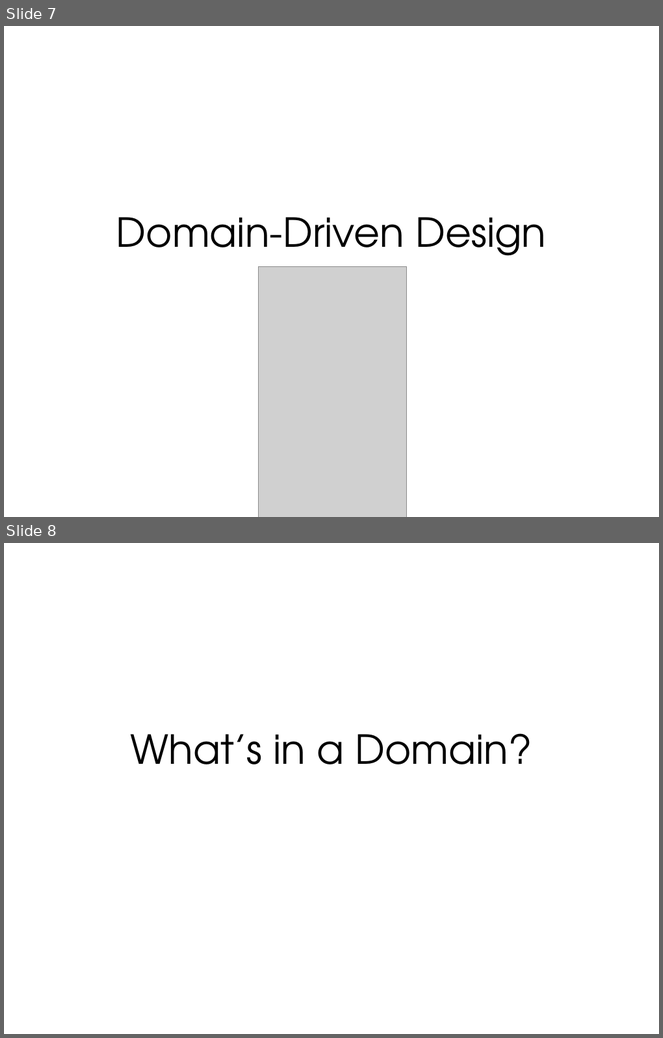
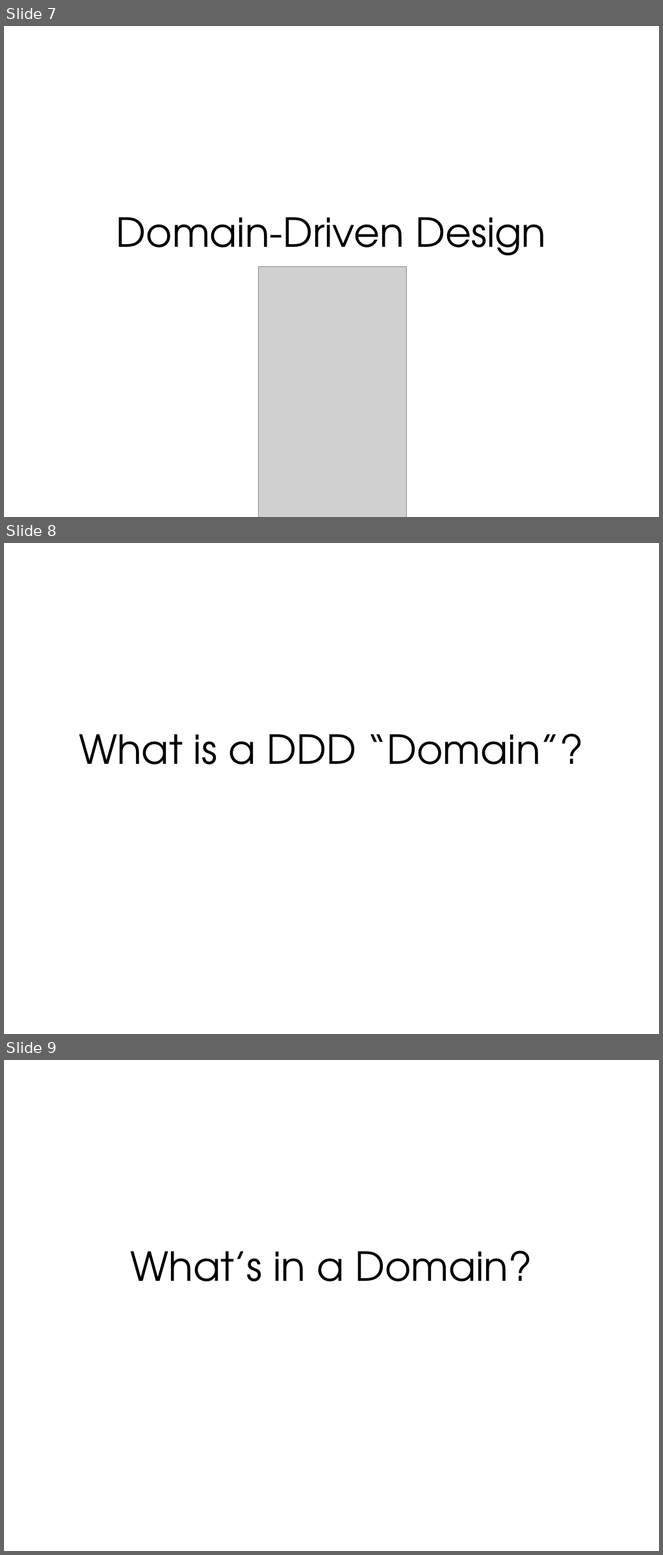
Before and after one commit to nbarnwell/OrderManagementSystem, a slide deck: DDD, CQRS and Event Sourcing.ppt. Shown one above the other, each under a label of ours: slides 7 and 8 before the commit, slides 7, 8 and 9 after it. The pictures are 663x1038 and 663x1555 pixels, drawn with LibreOffice and Linux fonts; fonts in the diff are those of the drawing; grey boxes stand for pictures. Boxes give left, top, right and bottom in pixels: in the first picture for what was removed or moved away, otherwise in the second. Text is boxed around its words. In the diff, an @@ line names an element or a change of style, - is before the commit and + after.

```diff
--- a/DDD, CQRS and Event Sourcing.ppt
+++ b/DDD, CQRS and Event Sourcing.ppt
@@ slide 8 added at (x1=4, y1=543, x2=659, y2=1034), background #FFFFFF @@
@@ title added at (x1=79, y1=733, x2=584, y2=765), 44 pt, text #000000 @@
+What is a DDD “Domain”?
@@ what was slide 8 is now slide 9 @@
```
Also in this commit, not shown: 3 slides changed, 1 other slide added, 1 slide removed, 7 other files.
